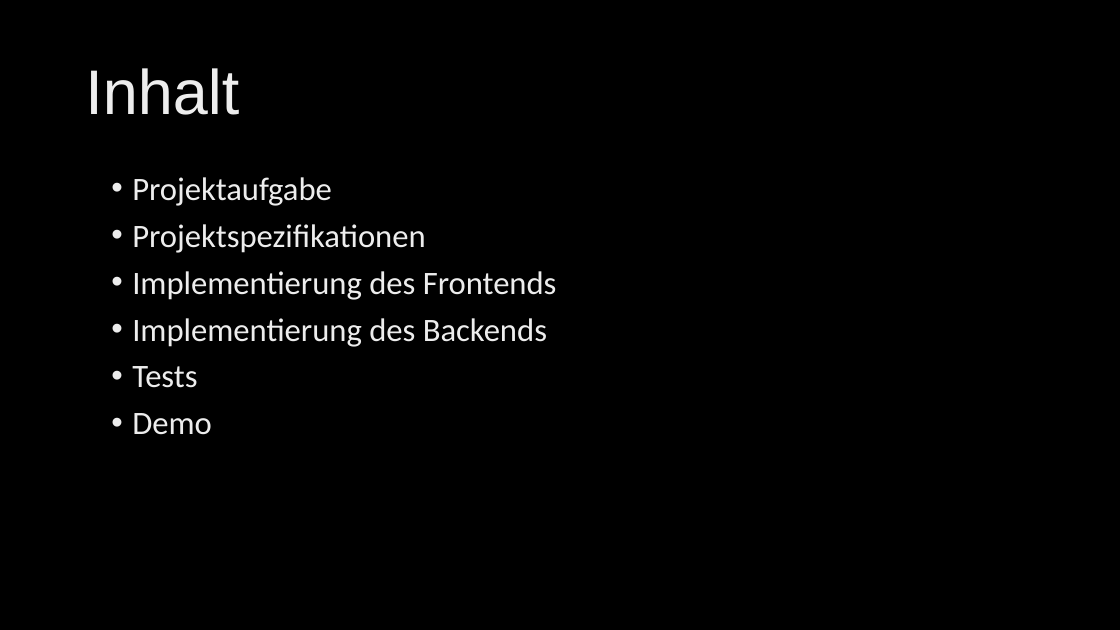
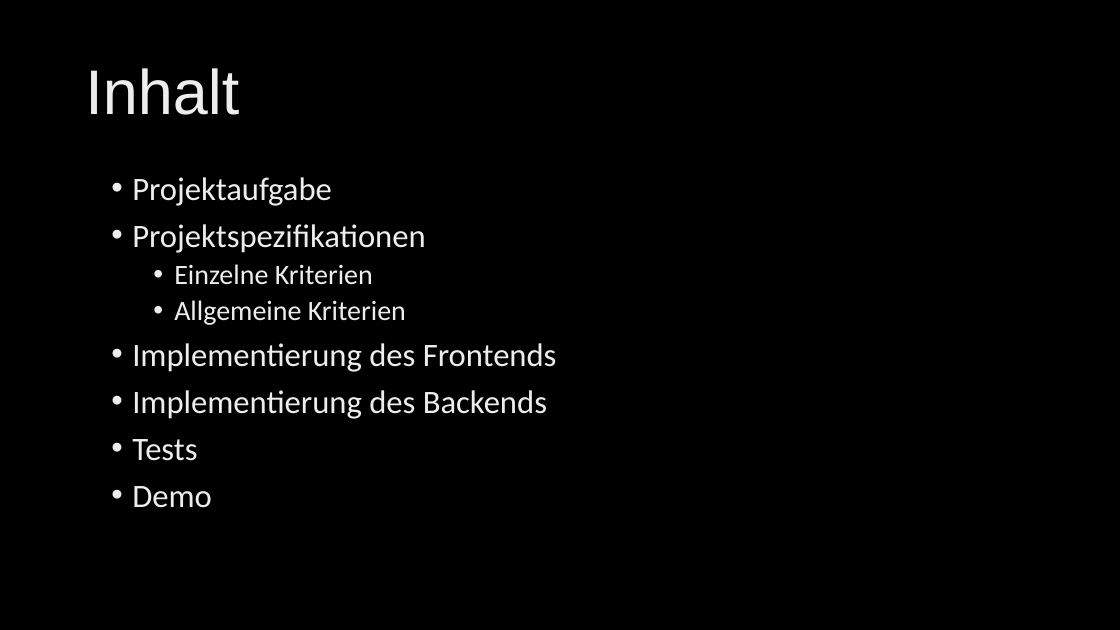
Before and after one commit to seiemens/to-do-prosche, a slide deck: slide 2 of Documentation/M152_Presentation.pptx. Drawn at 1120x630 pixels with LibreOffice and Linux fonts; fonts in the diff are those of the drawing; background and template pictures are left out. Boxes give left, top, right and bottom in pixels: in the first picture for what was removed or moved away, otherwise in the second. Text is boxed around its words. In the diff, an @@ line names an element or a change of style, - is before the commit and + after.

Commit message:
final for today

```diff
--- a/Documentation/M152_Presentation.pptx
+++ b/Documentation/M152_Presentation.pptx
@@ text at (x1=174, y1=264, x2=406, y2=325): paragraphs added @@
+  • Einzelne Kriterien
+  • Allgemeine Kriterien
```
Also in this commit, not shown: 1 slide added.
